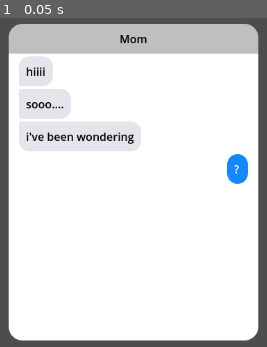
Above: before the commit, frame 1.
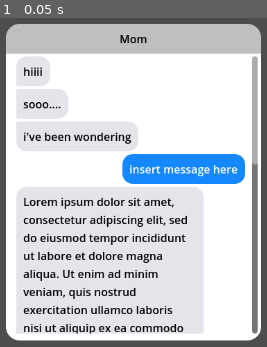
Above: after the commit, the same moment.

Repository: ztamagoru/MonarcaGameJam2025
Game: Godot game, scene res://scenes/components/hud/chats/chat.tscn
The game is run twice, just before and just after one commit, with the same random seed, the same clock (stepped at 60 frames per second) and the same inputs. The project has no main scene, so this scene is started directly.
Inputs:
- Up to frame 1 (0.05 s): no input

The runs differ from the first frame. In frame 1, 40% of the frame differs, in the area x 2-98%, y 1-99%.

Commit message:
adjusted message bubble to autowrap when the text is to big

Diff:
--- a/scenes/components/hud/chats/chat.tscn
+++ b/scenes/components/hud/chats/chat.tscn
@@ -42,6 +42,20 @@
 corner_radius_bottom_left = 15
 
 [sub_resource type="StyleBoxFlat" id="StyleBoxFlat_dt7sh"]
+bg_color = Color(0.08235294, 0.53333336, 1, 1)
+corner_radius_top_left = 15
+corner_radius_top_right = 15
+corner_radius_bottom_right = 15
+corner_radius_bottom_left = 15
+
+[sub_resource type="StyleBoxFlat" id="StyleBoxFlat_3jtr7"]
+bg_color = Color(0.8980392, 0.89411765, 0.91764706, 1)
+corner_radius_top_left = 15
+corner_radius_top_right = 15
+corner_radius_bottom_right = 15
+corner_radius_bottom_left = 15
+
+[sub_resource type="StyleBoxFlat" id="StyleBoxFlat_01ihu"]
 bg_color = Color(0.08235294, 0.53333336, 1, 1)
 corner_radius_top_left = 15
 corner_radius_top_right = 15
@@ -146,3 +160,16 @@
 [node name="Message5" parent="PanelContainer/PanelContainer/MarginContainer/VBoxContainer/MarginContainer/ScrollContainer/MarginContainer/messages" instance=ExtResource("1_t2wit")]
 layout_mode = 2
 theme_override_styles/panel = SubResource("StyleBoxFlat_dt7sh")
+
+[node name="Message6" parent="PanelContainer/PanelContainer/MarginContainer/VBoxContainer/MarginContainer/ScrollContainer/MarginContainer/messages" instance=ExtResource("1_t2wit")]
+layout_mode = 2
+size_flags_horizontal = 0
+theme_override_styles/panel = SubResource("StyleBoxFlat_3jtr7")
+message = "Lorem ipsum dolor sit amet, consectetur adipiscing elit, sed do eiusmod tempor incididunt ut labore et dolore magna aliqua. Ut enim ad minim veniam, quis nostrud exercitation ullamco laboris nisi ut aliquip ex ea commodo consequat. Duis aute irure dolor in reprehenderit in voluptate velit esse cillum dolore eu fugiat nulla pariatur. Excepteur sint occaecat cupidatat non proident, sunt in culpa qui officia deserunt mollit anim id est laborum"
+sender = "Other"
+
+[node name="Message7" parent="PanelContainer/PanelContainer/MarginContainer/VBoxContainer/MarginContainer/ScrollContainer/MarginContainer/messages" instance=ExtResource("1_t2wit")]
+custom_minimum_size = Vector2(0, 0)
+layout_mode = 2
+theme_override_styles/panel = SubResource("StyleBoxFlat_01ihu")
+message = "Lorem ipsum dolor sit amet, consectetur adipiscing elit, sed do eiusmod tempor incididunt ut labore et dolore magna aliqua. Ut enim ad minim veniam, quis nostrud exercitation ullamco laboris nisi ut aliquip ex ea commodo consequat. Duis aute irure dolor in reprehenderit in voluptate velit esse cillum dolore eu fugiat nulla pariatur. Excepteur sint occaecat cupidatat non proident, sunt in culpa qui officia deserunt mollit anim id est laborum"
--- a/scenes/components/hud/chats/message.tscn
+++ b/scenes/components/hud/chats/message.tscn
@@ -2,27 +2,21 @@
 
 [ext_resource type="Script" uid="uid://tjnxgfs3mv6u" path="res://scripts/scenes/components/hud/chats/message.gd" id="1_5gxia"]
 
-[sub_resource type="StyleBoxFlat" id="StyleBoxFlat_4cv7s"]
-bg_color = Color(1, 1, 1, 1)
-border_width_left = 1
-border_width_top = 1
-border_width_right = 1
-border_width_bottom = 1
-corner_radius_top_left = 8
-corner_radius_top_right = 8
-corner_radius_bottom_right = 8
-corner_radius_bottom_left = 8
+[sub_resource type="StyleBoxFlat" id="StyleBoxFlat_5gxia"]
+bg_color = Color(0.08235294, 0.53333336, 1, 1)
+corner_radius_top_left = 15
+corner_radius_top_right = 15
+corner_radius_bottom_right = 15
+corner_radius_bottom_left = 15
 
-[sub_resource type="LabelSettings" id="LabelSettings_h8xgc"]
-font_color = Color(0, 0, 0, 1)
+[sub_resource type="LabelSettings" id="LabelSettings_8iogr"]
 
 [node name="Message" type="PanelContainer"]
 custom_minimum_size = Vector2(30, 0)
 size_flags_horizontal = 8
 size_flags_vertical = 4
-theme_override_styles/panel = SubResource("StyleBoxFlat_4cv7s")
+theme_override_styles/panel = SubResource("StyleBoxFlat_5gxia")
 script = ExtResource("1_5gxia")
-message = "?"
 
 [node name="MarginContainer" type="MarginContainer" parent="."]
 layout_mode = 2
@@ -33,5 +27,5 @@
 
 [node name="Label" type="Label" parent="MarginContainer"]
 layout_mode = 2
-text = "hi sweetie"
-label_settings = SubResource("LabelSettings_h8xgc")
+text = "?"
+label_settings = SubResource("LabelSettings_8iogr")
--- a/scripts/scenes/components/hud/chats/message.gd
+++ b/scripts/scenes/components/hud/chats/message.gd
@@ -1,8 +1,7 @@
-@tool
 extends PanelContainer
 
 @export_category("Message Settings")
-@export var message : String = "insert message here"
+@export_multiline var message : String = "insert message here"
 @export_enum("Player", "Other") var sender : String = "Player"
 @export_enum("Only", "Top", "Middle", "Bottom") var message_position : String = "Only"
 
@@ -12,8 +11,17 @@
 const corner_radius : int = 15
 const shorter_corner_radius : int = 3
 
+const max_width : int = 250
+
 func _ready():
 	message_label.text = message
+
+	await get_tree().process_frame
+
+	var natural_width = message_label.get_minimum_size().x
+
+	message_label.custom_minimum_size.x = max_width if natural_width > max_width else 0
+	message_label.autowrap_mode = TextServer.AUTOWRAP_WORD if natural_width > max_width else TextServer.AUTOWRAP_OFF
 
 	var sb := StyleBoxFlat.new()
 	var ls := LabelSettings.new()
Not shown: 1 places in scenes/components/hud/chats/chat.tscn that only renumber resources
